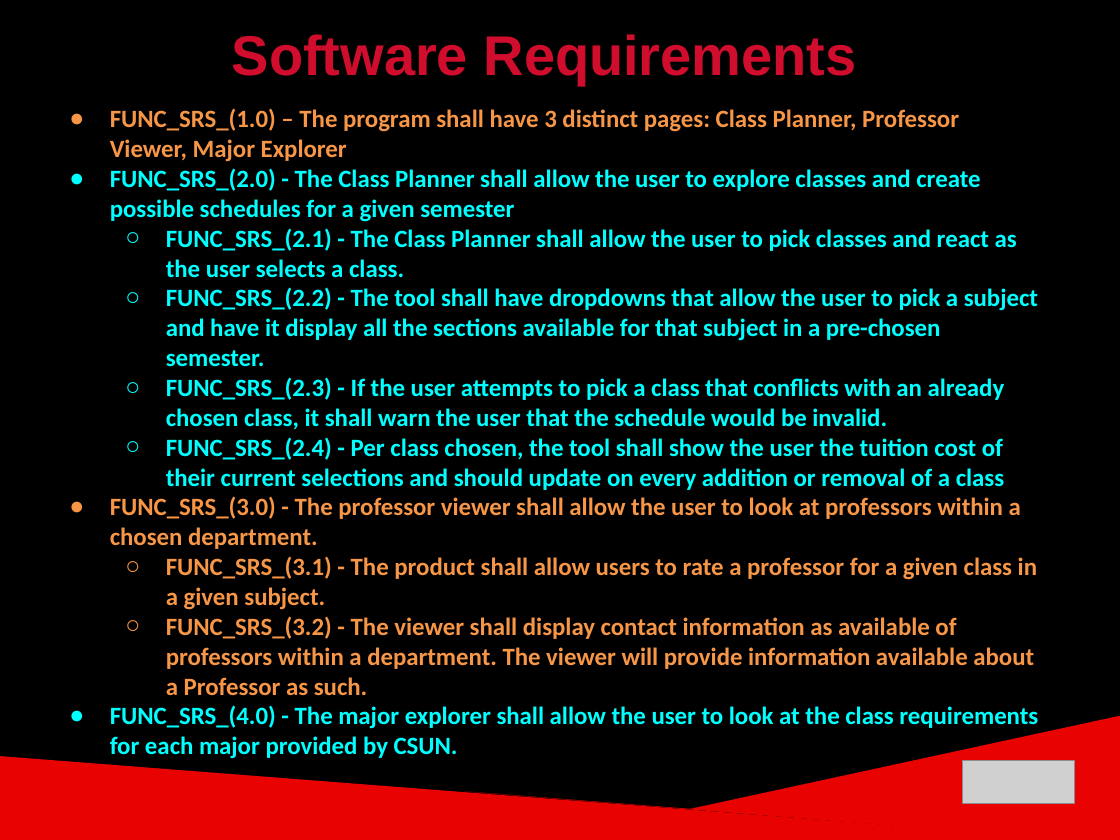
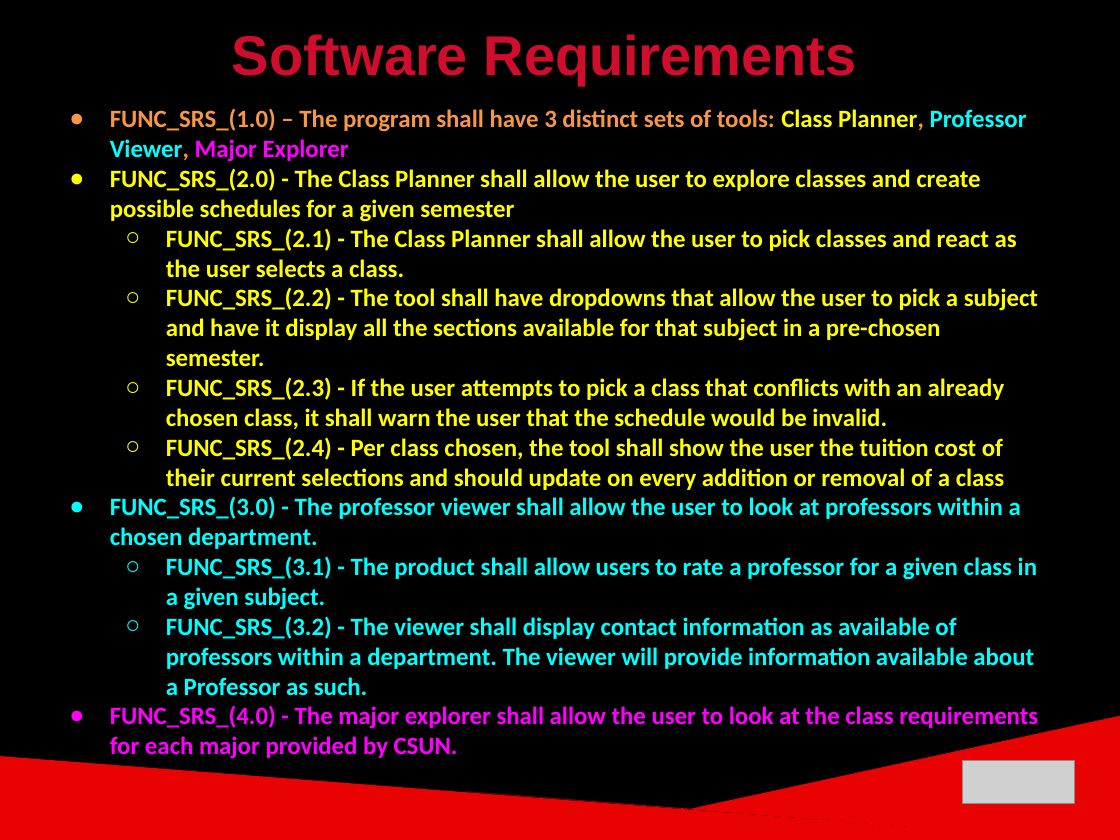
Before and after one commit to ckjarmon/CSUN-Dashboard, a slide deck: slide 12 of documentation/presentations/White Volley Girls - Final Project Presentation (Season 2).pptx. Drawn at 1120x840 pixels with LibreOffice and Linux fonts; fonts in the diff are those of the drawing; grey boxes stand for pictures. Boxes give left, top, right and bottom in pixels: in the first picture for what was removed or moved away, otherwise in the second. Text is boxed around its words. In the diff, an @@ line names an element or a change of style, - is before the commit and + after.

```diff
--- a/documentation/presentations/White Volley Girls - Final Project Presentation (Season 2).pptx
+++ b/documentation/presentations/White Volley Girls - Final Project Presentation (Season 2).pptx
@@ text at (x1=110, y1=108, x2=1027, y2=162): text changed @@
-● FUNC_SRS_(1.0) – The program shall have 3 distinct pages: Class Planner, Professor Viewer, Major Explorer
+● FUNC_SRS_(1.0) – The program shall have 3 distinct sets of tools: Class Planner, Professor Viewer, Major Explorer
@@ text at (x1=110, y1=168, x2=1038, y2=759): text colour #00FFFF to #FFFF00 in "FUNC_SRS_(2.0) - The Class Planner shall allow ...", "FUNC_SRS_(2.1) - The Class Planner shall allow ...", "FUNC_SRS_(2.2) - The tool shall have dropdowns ...", "FUNC_SRS_(2.3) - If the user attempts to ..." and 1 more places; text colour #F79646 to #00FFFF in "FUNC_SRS_(3.0) - The professor viewer shall allow ...", "FUNC_SRS_(3.1) - The product shall allow users ...", "FUNC_SRS_(3.2) - The viewer shall display contact ..."; text colour #00FFFF to #FF00FF in "FUNC_SRS_(4.0) - The major explorer shall allow ..."; bullet colour #00FFFF to #FFFF00; bullet colour #F79646 to #00FFFF; bullet colour #00FFFF to #FF00FF @@
```
Also in this commit, not shown: 7 other slides changed, 2 other files.
